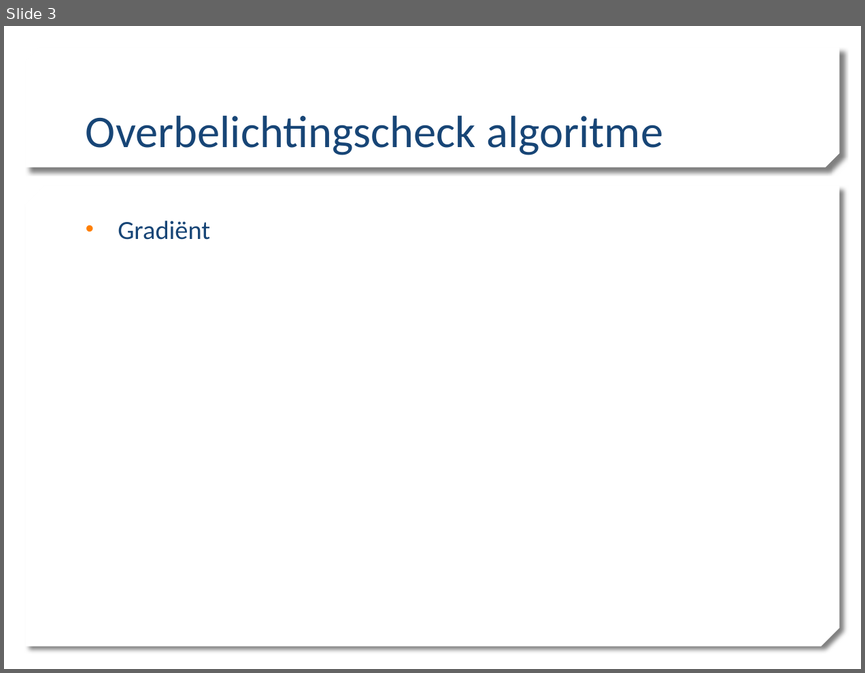
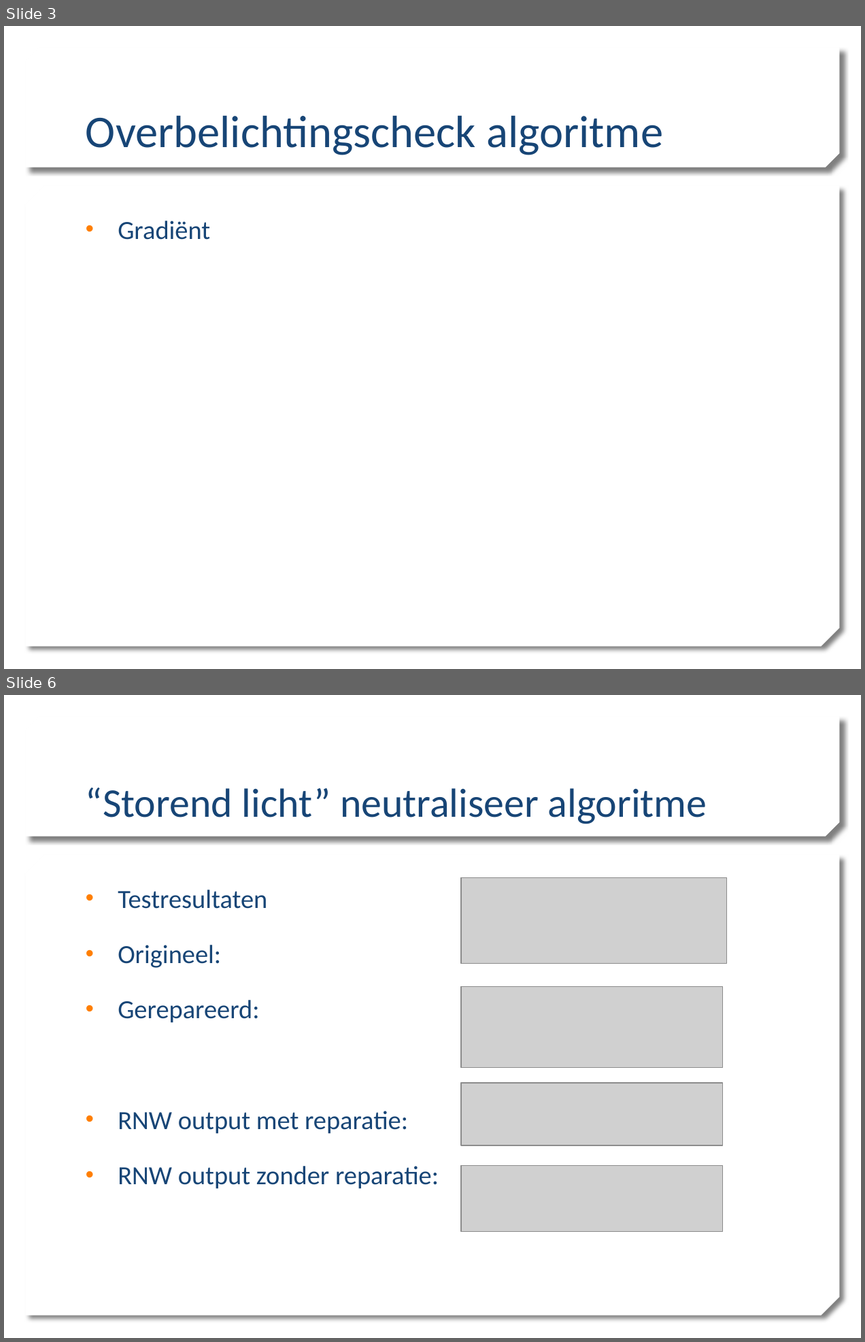
Before and after one commit to madmilla/THO7-Schaduw-belichting, a slide deck: Presentatie.pptx. Shown one above the other, each under a label of ours: slide 3 before the commit, slides 3 and 6 after it; the slides between them are not shown. The pictures are 865x673 and 865x1342 pixels, drawn with LibreOffice and Linux fonts; fonts in the diff are those of the drawing; grey boxes stand for pictures; background and template pictures are left out. Boxes give left, top, right and bottom in pixels: in the first picture for what was removed or moved away, otherwise in the second. Text is boxed around its words. In the diff, an @@ line names an element or a change of style, - is before the commit and + after.

```diff
--- a/Presentatie.pptx
+++ b/Presentatie.pptx
@@ slide 6 added at box(4, 695, 861, 1338), background picture (left out); not listed: 2 template elements that a slide beside it also shows @@
@@ title added at box(86, 787, 707, 824), 34.2 pt, text #174576 @@
+“Storend licht” neutraliseer algoritme
@@ picture added at box(461, 877, 726, 963) @@
@@ text added at box(118, 889, 439, 1189), 22 pt, text #174576 @@
+• Testresultaten
+• Origineel:
+• Gerepareerd:
+• RNW output met reparatie:
+• RNW output zonder reparatie:
@@ picture added at box(461, 986, 722, 1068) @@
@@ picture added at box(461, 1083, 722, 1145) @@
@@ picture added at box(461, 1166, 722, 1232) @@
```
Also in this commit, not shown: 4 slides changed.
